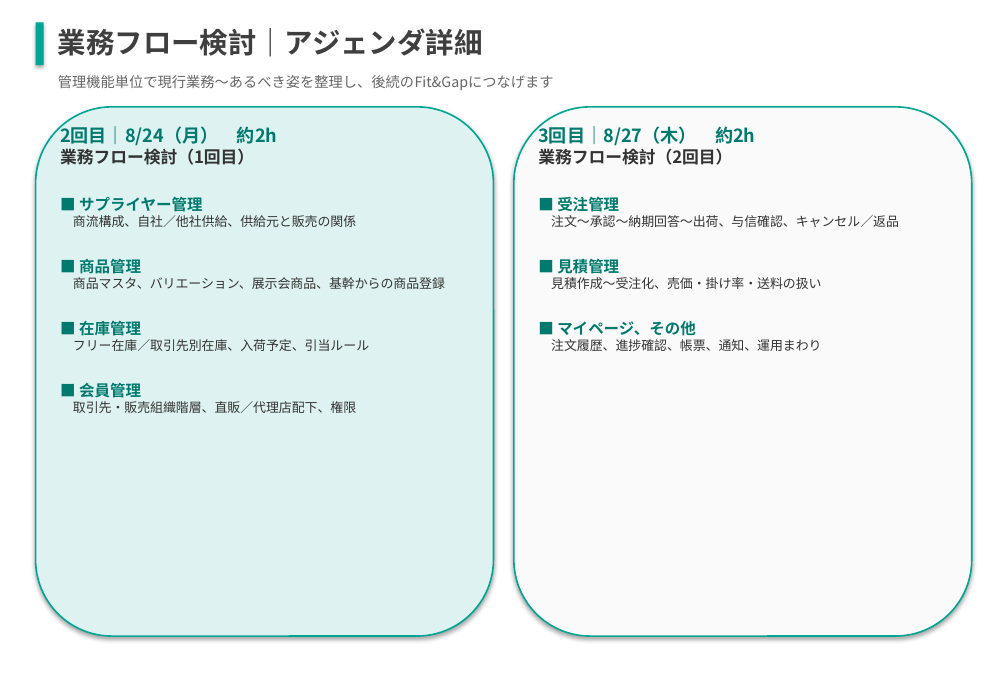
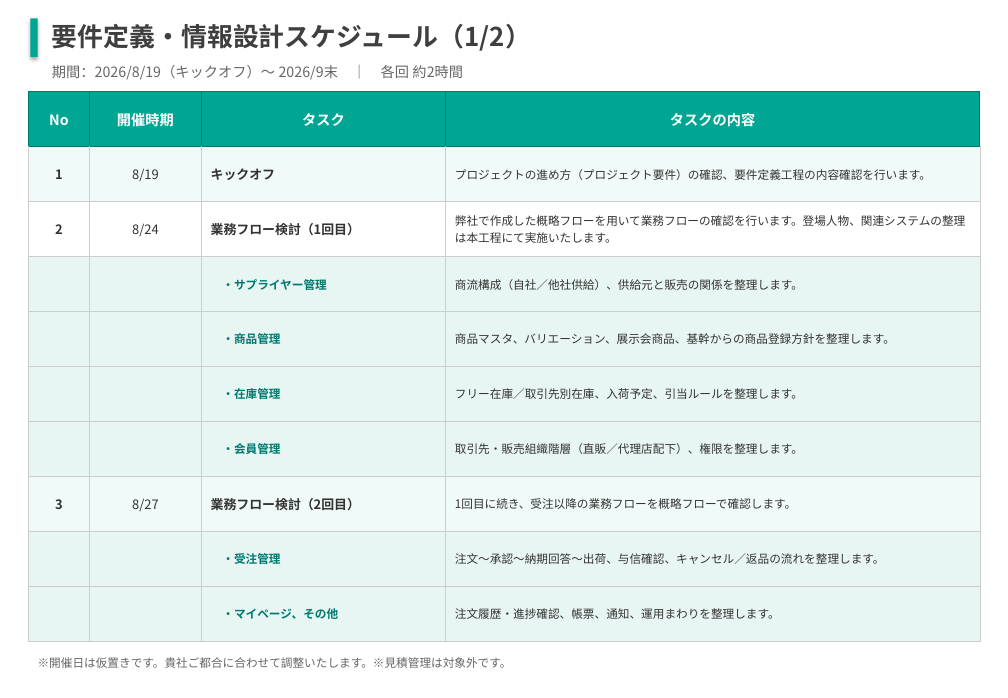
Before and after one commit to kozonoflight/git_tutorial, a slide deck: slide 2 of 要件定義WBS案_20260806.pptx (slide 3 before the commit). Drawn at 1008x698 pixels with LibreOffice and Linux fonts; fonts in the diff are those of the drawing. Boxes give left, top, right and bottom in pixels: in the first picture for what was removed or moved away, otherwise in the second. Text is boxed around its words. In the diff, an @@ line names an element or a change of style, - is before the commit and + after.

```diff
--- a/要件定義WBS案_20260806.pptx
+++ b/要件定義WBS案_20260806.pptx
@@ rectangle: place and size @@
-rectangle at box(35, 22, 44, 65)
+rectangle at box(31, 19, 38, 58)
@@ text added at box(52, 24, 531, 51), 20 pt, text #3F3F3F, bold @@
+要件定義・情報設計スケジュール（1/2）
@@ text removed at box(58, 28, 483, 57) @@
-業務フロー検討｜アジェンダ詳細
@@ text added at box(52, 65, 463, 80), 11 pt, text #666666 @@
+期間：2026/8/19（キックオフ）〜 2026/9末 ｜ 各回 約2時間
@@ text removed at box(58, 75, 554, 90) @@
-管理機能単位で現行業務〜あるべき姿を整理し、後続のFit&Gapにつなげます
@@ table added at box(29, 91, 980, 641), 10 rows, 4 columns @@
+No | 開催時期 | タスク | タスクの内容
+1 | 8/19 | キックオフ | プロジェクトの進め方（プロジェクト要件）の確認、要件定義工程の内容確認を行います。
+2 | 8/24 | 業務フロー検討（1回目） | 弊社で作成した概略フローを用いて業務フローの確認を行います。登場人物、関連システムの整理は本工程にて実施いたします。
+ |  | ・サプライヤー管理 | 商流構成（自社／他社供給）、供給元と販売の関係を整理します。
+ |  | ・商品管理 | 商品マスタ、バリエーション、展示会商品、基幹からの商品登録方針を整理します。
+ |  | ・在庫管理 | フリー在庫／取引先別在庫、入荷予定、引当ルールを整理します。
+ |  | ・会員管理 | 取引先・販売組織階層（直販／代理店配下）、権限を整理します。
+3 | 8/27 | 業務フロー検討（2回目） | 1回目に続き、受注以降の業務フローを概略フローで確認します。
+ |  | ・受注管理 | 注文〜承認〜納期回答〜出荷、与信確認、キャンセル／返品の流れを整理します。
+ |  | ・マイページ、その他 | 注文履歴・進捗確認、帳票、通知、運用まわりを整理します。
@@ rounded rectangle removed at box(35, 107, 493, 637) @@
@@ rounded rectangle removed at box(514, 107, 972, 637) @@
@@ text removed at box(60, 124, 445, 413) @@
-2回目｜8/24（月） 約2h
-業務フロー検討（1回目）
-■ サプライヤー管理
-商流構成、自社／他社供給、供給元と販売の関係
-■ 商品管理
-商品マスタ、バリエーション、展示会商品、基幹からの商品登録
-■ 在庫管理
-フリー在庫／取引先別在庫、入荷予定、引当ルール
-■ 会員管理
-取引先・販売組織階層、直販／代理店配下、権限
@@ text removed at box(538, 124, 899, 351) @@
-3回目｜8/27（木） 約2h
-業務フロー検討（2回目）
-■ 受注管理
-注文〜承認〜納期回答〜出荷、与信確認、キャンセル／返品
-■ 見積管理
-見積作成〜受注化、売価・掛け率・送料の扱い
-■ マイページ、その他
-注文履歴、進捗確認、帳票、通知、運用まわり
@@ text added at box(38, 657, 512, 668), 9 pt, text #666666 @@
+※開催日は仮置きです。貴社ご都合に合わせて調整いたします。※見積管理は対象外です。
```
Also in this commit, not shown: 2 other slides changed, 1 slide added, 2 slides removed.
